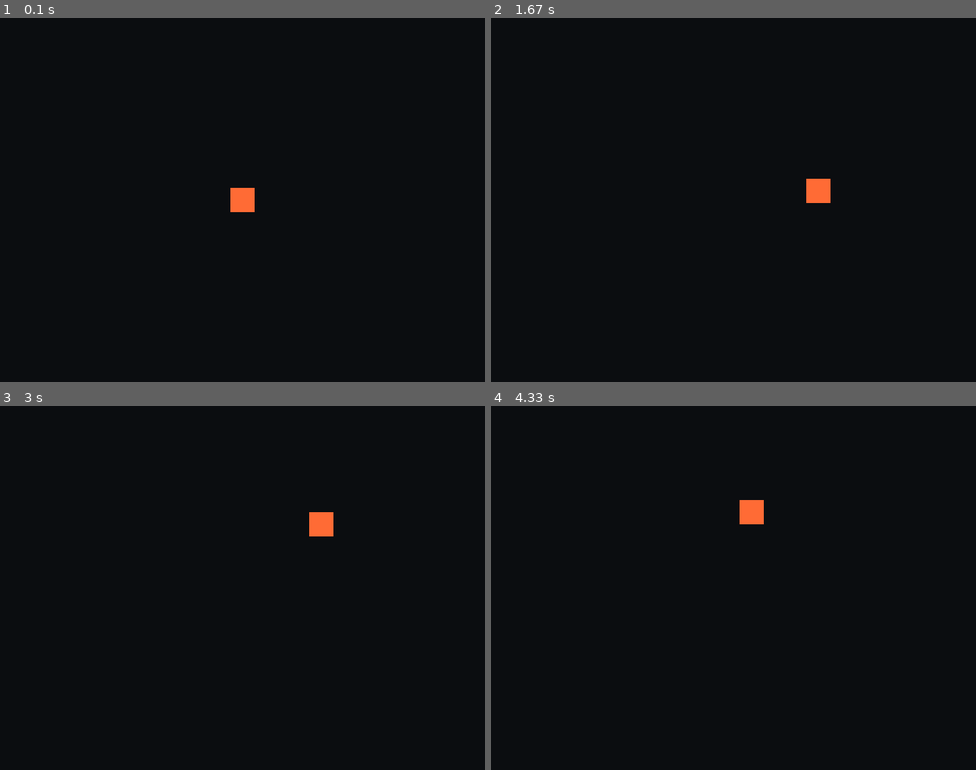
Above: before the commit, frames 1-4 (two rows, left to right).
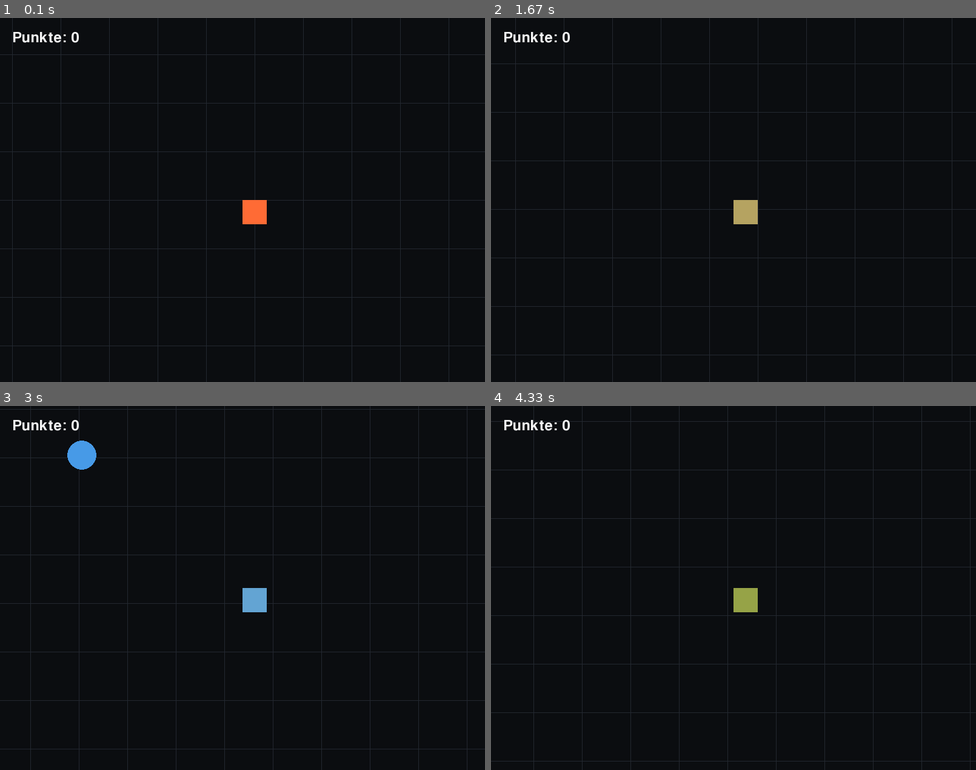
Above: after the commit, the same moments.

Repository: DarianKletzander0/Game-Programmierung
Game: pygame game, started from main.py
The game is run twice, just before and just after one commit, with the same random seed, the same clock (stepped at 60 frames per second) and the same inputs.
Inputs:
- Up to frame 1 (0.1 s): no input
- Up to frame 2 (1.67 s): hold A 0.33-0.8 s; hold Right 0.33-0.8 s; tap W at 0.83 s; hold Right 1.17-1.63 s
- Up to frame 3 (3 s): hold Up 1.67-1.97 s; hold Right 2-2.47 s; hold Left from 2.5 s (still down)
- Up to frame 4 (4.33 s): release Left at 3.03 s; hold Down 3.07-3.37 s; hold Left 3.4-3.8 s; hold Up 3.83-4.2 s; hold Right from 4.23 s (still down)

The runs differ from the first frame. In frame 1, 3.1% of the frame differs, in the area x 0-100%, y 0-100%; in frame 2, 3.2%; in frame 3, 3.8%; in frame 4, 3.4%.

Commit message:
Extend hello-square
Baue das einfache Quadrat-Spiel zu einem Blasen-Sammelspiel mit Kamera, Punkten, Farbwechseln und dynamischer Fenstergröße aus

Diff:
--- a/main.py
+++ b/main.py
@@ -1,23 +1,84 @@
+import random  # Fuer Zufallswerte.
+
 import pygame
 
 
 WIDTH = 800
 HEIGHT = 600
+WORLD_WIDTH = 2200  # Groesse der Spielwelt.
+WORLD_HEIGHT = 1600  # Groesse der Spielwelt.
+MIN_WINDOW_WIDTH = 500  # Minimale Fensterbreite.
+MAX_WINDOW_WIDTH = 1200  # Maximale Fensterbreite.
+MIN_WINDOW_HEIGHT = 400  # Minimale Fensterhoehe.
+MAX_WINDOW_HEIGHT = 900  # Maximale Fensterhoehe.
+WINDOW_SIZE_STEP = 40  # Schrittweite fuer Fensteraenderungen.
 SQUARE_SIZE = 40
 SPEED = 5
 FPS = 60
 BACKGROUND_COLOR = (11, 13, 16)
 SQUARE_COLOR = (255, 107, 53)
+GRID_COLOR = (35, 40, 48)  # Farbe des Rasters.
+GRID_SIZE = 80  # Abstand der Rasterlinien.
+BUBBLE_COUNT = 5  # Anzahl aktiver Blasen.
+BUBBLE_RADIUS = 24  # Radius der Blasen.
+BUBBLE_SPEED_MIN = -3  # Minimale Startgeschwindigkeit.
+BUBBLE_SPEED_MAX = 3  # Maximale Startgeschwindigkeit.
+BUBBLE_RESPAWN_MS = 10_000  # Intervall fuer neue Blasen.
+
+
+def random_color() -> tuple[int, int, int]:
+    return (
+        random.randint(60, 255),
+        random.randint(60, 255),
+        random.randint(60, 255),
+    )  # Erzeugt eine helle Farbe.
+
+
+def create_bubble() -> dict[str, int | tuple[int, int, int]]:
+    dx = 0
+    dy = 0
+    while dx == 0 and dy == 0:
+        dx = random.randint(BUBBLE_SPEED_MIN, BUBBLE_SPEED_MAX)
+        dy = random.randint(BUBBLE_SPEED_MIN, BUBBLE_SPEED_MAX)
+
+    return {
+        "x": random.randint(BUBBLE_RADIUS, WORLD_WIDTH - BUBBLE_RADIUS),
+        "y": random.randint(BUBBLE_RADIUS, WORLD_HEIGHT - BUBBLE_RADIUS),
+        "dx": dx,
+        "dy": dy,
+        "color": random_color(),
+    }  # Erzeugt eine Blase.
+
+
+def scaled_velocity(value: int, multiplier: float) -> float:
+    return value * multiplier  # Skaliert die Geschwindigkeit.
+
+
+def next_window_size(current_width: int, current_height: int) -> tuple[int, int]:
+    next_width = current_width + random.choice((-WINDOW_SIZE_STEP, WINDOW_SIZE_STEP))
+    next_height = current_height + random.choice((-WINDOW_SIZE_STEP, WINDOW_SIZE_STEP))
+    next_width = max(MIN_WINDOW_WIDTH, min(next_width, MAX_WINDOW_WIDTH))
+    next_height = max(MIN_WINDOW_HEIGHT, min(next_height, MAX_WINDOW_HEIGHT))
+    return next_width, next_height  # Waehlt eine neue Fenstergroesse.
 
 
 def main() -> None:
     pygame.init()
-    screen = pygame.display.set_mode((WIDTH, HEIGHT))
-    pygame.display.set_caption("hello-square")
+    window_width = WIDTH  # Aktuelle Fensterbreite.
+    window_height = HEIGHT  # Aktuelle Fensterhoehe.
+    screen = pygame.display.set_mode((window_width, window_height), pygame.RESIZABLE)
+    pygame.display.set_caption("bubble popping")
     clock = pygame.time.Clock()
+    font = pygame.font.SysFont(None, 36)  # Schrift fuer die Anzeige.
 
-    x = (WIDTH - SQUARE_SIZE) // 2
-    y = (HEIGHT - SQUARE_SIZE) // 2
+    x = WORLD_WIDTH // 2  # Startposition X.
+    y = WORLD_HEIGHT // 2  # Startposition Y.
+    square_color = SQUARE_COLOR  # Aktuelle Farbe der Figur.
+    background_color = BACKGROUND_COLOR  # Aktuelle Hintergrundfarbe.
+    bubbles = [create_bubble() for _ in range(BUBBLE_COUNT)]  # Startet mit Blasen.
+    last_bubble_respawn = pygame.time.get_ticks()  # Startzeit fuer Respawn.
+    score = 0  # Punktestand.
+    bubble_speed_multiplier = 1.0  # Aktueller Tempofaktor.
     running = True
 
     while running:
@@ -26,17 +87,94 @@
                 running = False
 
         keys = pygame.key.get_pressed()
+        moved = False  # Bewegung im aktuellen Frame.
         if keys[pygame.K_LEFT] or keys[pygame.K_a]:
             x -= SPEED
+            moved = True
         if keys[pygame.K_RIGHT] or keys[pygame.K_d]:
             x += SPEED
+            moved = True
         if keys[pygame.K_UP] or keys[pygame.K_w]:
             y -= SPEED
+            moved = True
         if keys[pygame.K_DOWN] or keys[pygame.K_s]:
             y += SPEED
+            moved = True
 
-        screen.fill(BACKGROUND_COLOR)
-        pygame.draw.rect(screen, SQUARE_COLOR, (x, y, SQUARE_SIZE, SQUARE_SIZE))
+        x = max(0, min(x, WORLD_WIDTH - SQUARE_SIZE))  # Begrenzt X.
+        y = max(0, min(y, WORLD_HEIGHT - SQUARE_SIZE))  # Begrenzt Y.
+
+        if moved and random.random() < 0.08:  # Aendert die Figurfarbe gelegentlich.
+            square_color = random_color()
+
+        for bubble in bubbles:
+            bubble["x"] += scaled_velocity(bubble["dx"], bubble_speed_multiplier)  # Bewegt die Blase.
+            bubble["y"] += scaled_velocity(bubble["dy"], bubble_speed_multiplier)  # Bewegt die Blase.
+
+            if bubble["x"] <= BUBBLE_RADIUS or bubble["x"] >= WORLD_WIDTH - BUBBLE_RADIUS:
+                bubble["dx"] *= -1  # Prallt horizontal ab.
+                bubble["color"] = random_color()  # Aendert die Farbe.
+            if bubble["y"] <= BUBBLE_RADIUS or bubble["y"] >= WORLD_HEIGHT - BUBBLE_RADIUS:
+                bubble["dy"] *= -1  # Prallt vertikal ab.
+                bubble["color"] = random_color()  # Aendert die Farbe.
+
+        player_center_x = x + SQUARE_SIZE // 2
+        player_center_y = y + SQUARE_SIZE // 2
+        remaining_bubbles = []
+        for bubble in bubbles:
+            distance_x = player_center_x - bubble["x"]
+            distance_y = player_center_y - bubble["y"]
+            collision_distance = BUBBLE_RADIUS + SQUARE_SIZE // 2
+            if distance_x * distance_x + distance_y * distance_y <= collision_distance * collision_distance:
+                score += 1  # Erhoeht den Punktestand.
+                background_color = random_color()  # Aendert den Hintergrund.
+                bubble_speed_multiplier += 0.1  # Erhoeht das Tempo.
+                window_width, window_height = next_window_size(window_width, window_height)  # Aendert die Fenstergroesse.
+                screen = pygame.display.set_mode((window_width, window_height), pygame.RESIZABLE)  # Aktualisiert das Fenster.
+            else:
+                remaining_bubbles.append(bubble)
+        bubbles = remaining_bubbles  # Entfernt geplatzte Blasen.
+
+        now = pygame.time.get_ticks()
+        if now - last_bubble_respawn >= BUBBLE_RESPAWN_MS:
+            while len(bubbles) < BUBBLE_COUNT:
+                bubbles.append(create_bubble())  # Fuellt Blasen wieder auf.
+            last_bubble_respawn = now  # Setzt den Timer neu.
+
+        camera_x = max(0, min(x - window_width // 2, WORLD_WIDTH - window_width))  # Berechnet Kamera X.
+        camera_y = max(0, min(y - window_height // 2, WORLD_HEIGHT - window_height))  # Berechnet Kamera Y.
+
+        screen.fill(background_color)
+        for grid_x in range(0, WORLD_WIDTH + 1, GRID_SIZE):  # Zeichnet vertikale Linien.
+            pygame.draw.line(
+                screen,
+                GRID_COLOR,
+                (grid_x - camera_x, -camera_y),
+                (grid_x - camera_x, WORLD_HEIGHT - camera_y),
+            )
+        for grid_y in range(0, WORLD_HEIGHT + 1, GRID_SIZE):  # Zeichnet horizontale Linien.
+            pygame.draw.line(
+                screen,
+                GRID_COLOR,
+                (-camera_x, grid_y - camera_y),
+                (WORLD_WIDTH - camera_x, grid_y - camera_y),
+            )
+
+        for bubble in bubbles:
+            bubble_screen_x = bubble["x"] - camera_x
+            bubble_screen_y = bubble["y"] - camera_y
+            pygame.draw.circle(
+                screen,
+                bubble["color"],
+                (int(bubble_screen_x), int(bubble_screen_y)),
+                BUBBLE_RADIUS,
+            )  # Zeichnet die Blase.
+
+        player_screen_x = x - camera_x  # Bildschirmposition X.
+        player_screen_y = y - camera_y  # Bildschirmposition Y.
+        pygame.draw.rect(screen, square_color, (player_screen_x, player_screen_y, SQUARE_SIZE, SQUARE_SIZE))
+        score_surface = font.render(f"Punkte: {score}", True, (245, 245, 245))
+        screen.blit(score_surface, (20, 20))  # Zeichnet die Punkte.
         pygame.display.flip()
         clock.tick(FPS)
 
